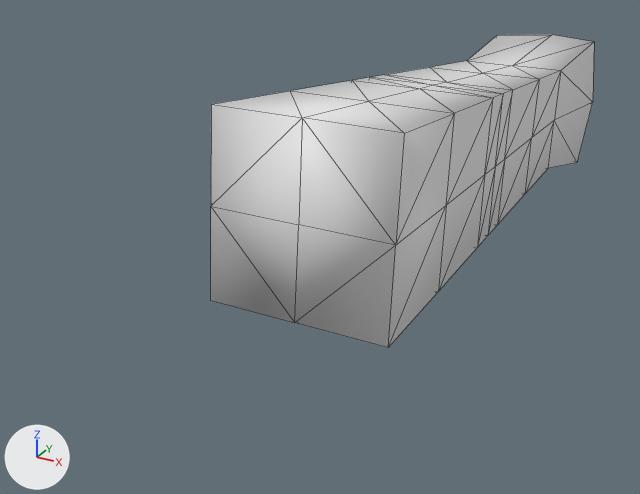
An edit to the glTF model Art/Models/arm.glb, drawn before and after from the same camera.
The view is the same before and after, from a 50 mm lens placed at (0.301, -1.088, 0.286), pointed at (-0.075, -0.403, -0.057). Lighting does not change. The marker at lower left points along +X, +Y and +Z. The older version comes first. Mesh edges are drawn as thin lines. Where no turn or scale is listed for an object, it has been applied to the vertices. Vertices at exactly the same position are counted once.
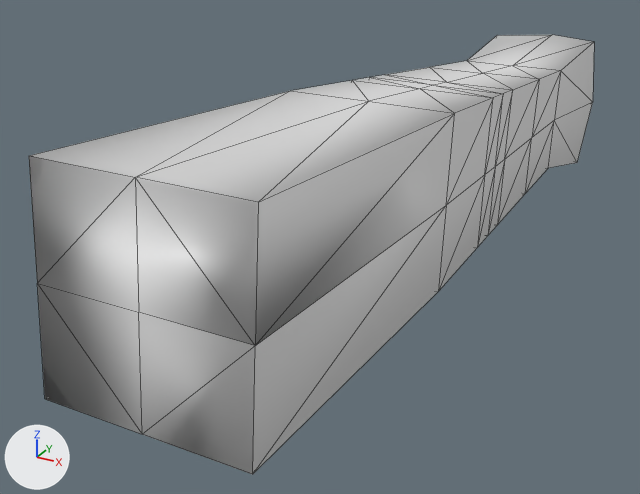
What changed in the scene script:
```text
Change me_cube_003:
    used by ob_cube_001; location = (0.0, -0.574, 0.0447)
    remove me_cube_003.from_pydata(...)  # 66 vertices, 128 faces; spans x -0.076..0.078, y -0.006..0.691, z -0.126..0.075
    add me_cube_003.from_pydata(...)  # 66 vertices, 128 faces; spans x -0.076..0.078, y -0.184..0.691, z -0.126..0.086
    me_cube_003 part 1: all 9 vertices in x -0.076..0.078, y -0.006..0.007, z -0.08..0.075 are moved by (0.0, -0.178, 0.011)
```

Pixel boxes (x1, y1, x2, y2) of what changed, in the pictures (640 x 494 px; the box of a moved part takes in the faces that stretch with it):
'Cube.001', reshaped (47% wider, 40% taller)
    before: (211, 35, 594, 348)
    after: (29, 35, 594, 474)
part 1 of me_cube_003, moved or reshaped
    before: (211, 91, 455, 348)
    after: (30, 91, 455, 474)
